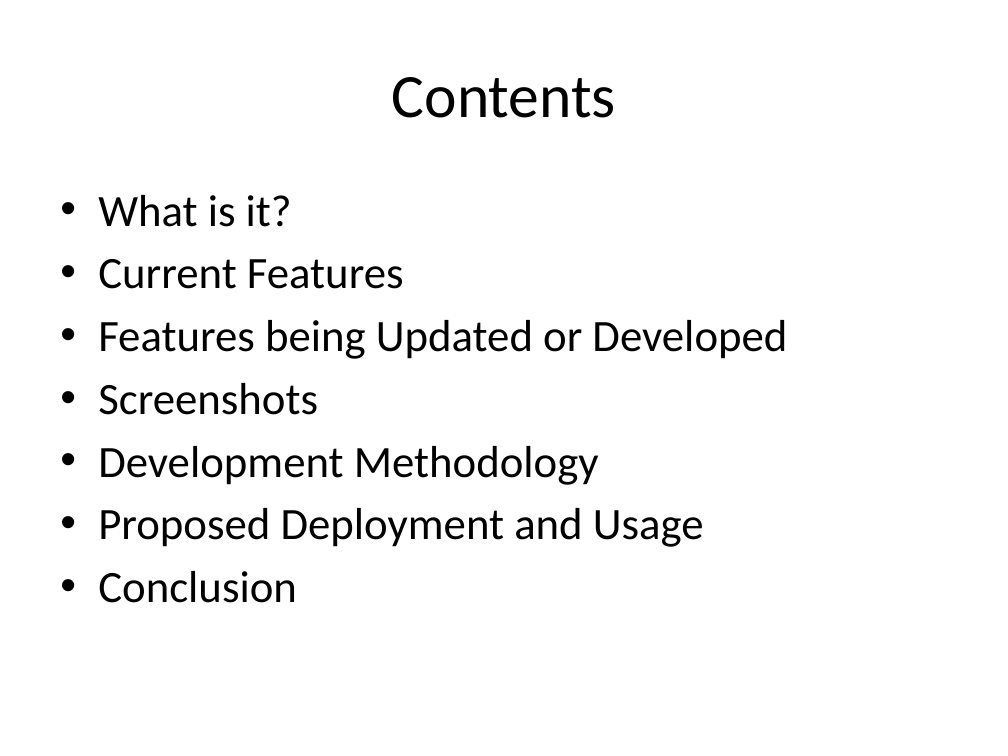
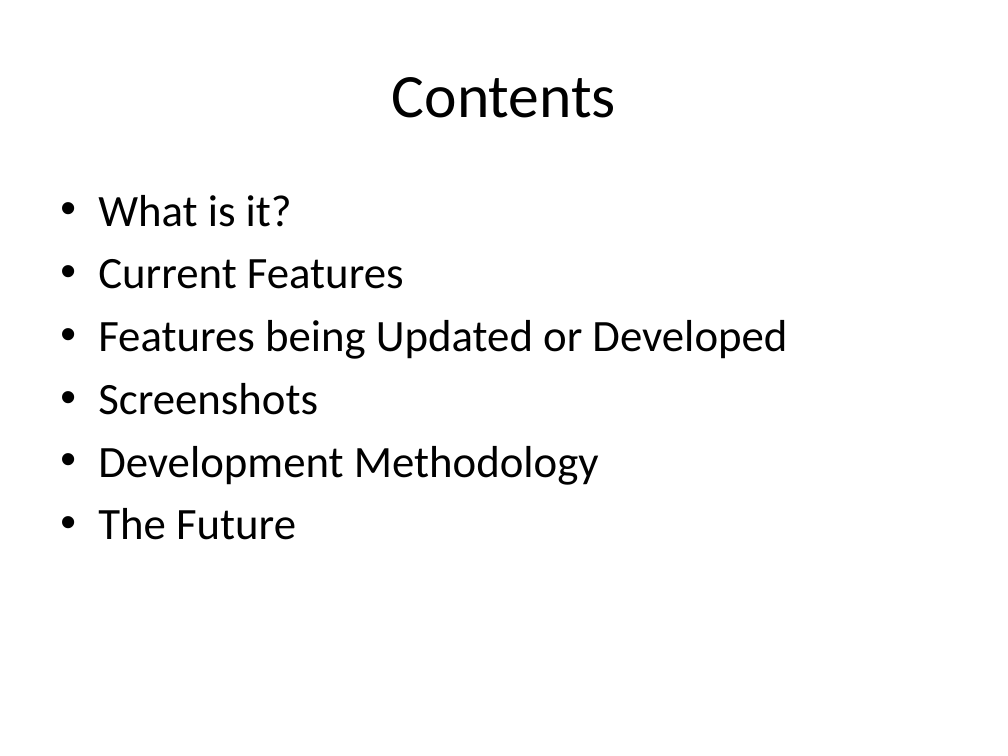
Before and after one commit to DPBandA/job-management-tracking-system, a slide deck: slide 2 of doc/Job Management & Tracking System Presentation.pptx. Drawn at 1008x756 pixels with LibreOffice and Linux fonts; fonts in the diff are those of the drawing. Boxes give left, top, right and bottom in pixels: in the first picture for what was removed or moved away, otherwise in the second. Text is boxed around its words. In the diff, an @@ line names an element or a change of style, - is before the commit and + after.

```diff
--- a/doc/Job Management & Tracking System Presentation.pptx
+++ b/doc/Job Management & Tracking System Presentation.pptx
@@ text at <box>98,508,296,540</box>: text changed @@
-• Proposed Deployment and Usage
-• Conclusion
+• The Future
```
Also in this commit, not shown: 2 other slides changed, 7 slides added, 1 slide removed, 2 other files.
